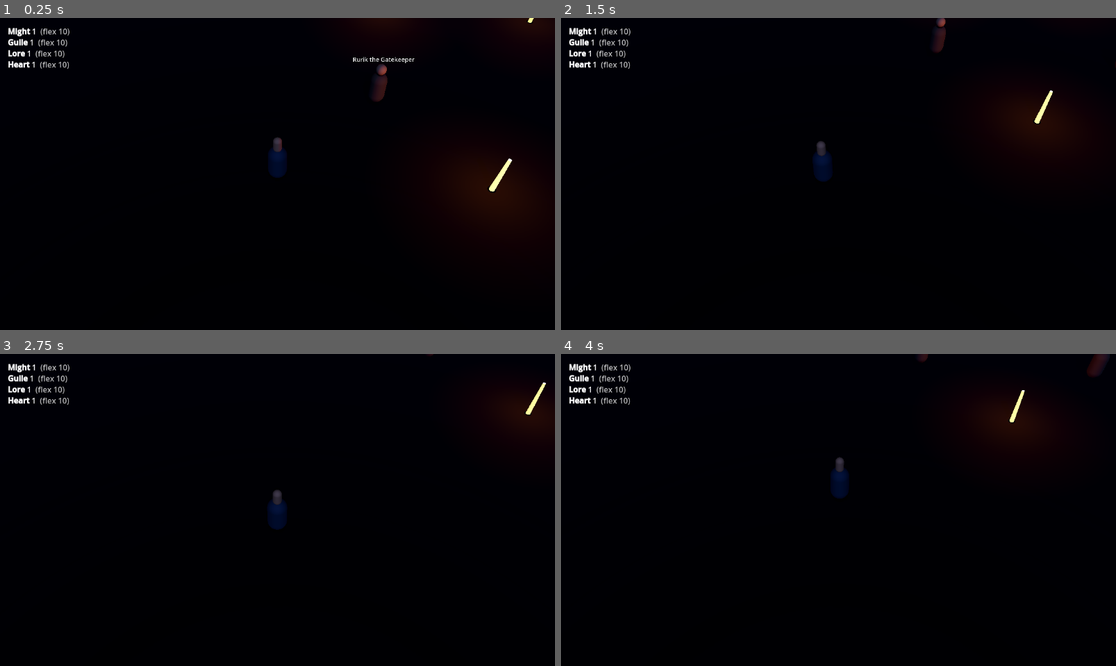
Above: before the commit, frames 1-4 (two rows, left to right).
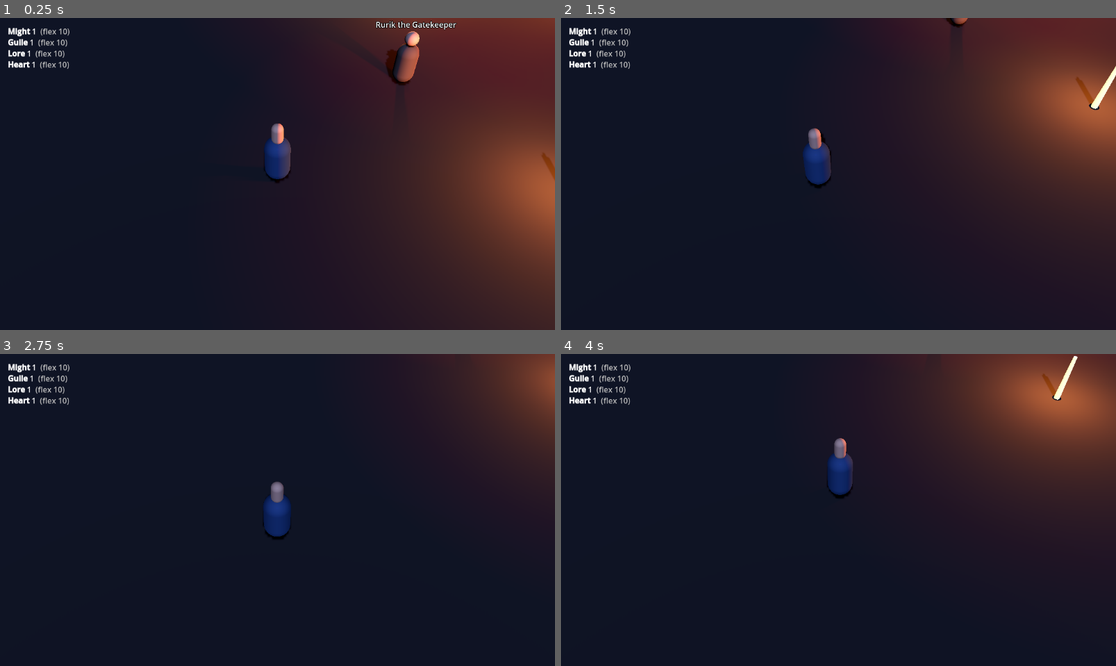
Above: after the commit, the same moments.

Repository: jancbeck/game
Game: Godot game, scene res://scenes/main.tscn
The game is run twice, just before and just after one commit, with the same random seed, the same clock (stepped at 60 frames per second) and the same inputs.
Inputs:
- Up to frame 1 (0.25 s): no input
- Up to frame 2 (1.5 s): hold D (move_right) 0.53-1.28 s; hold E (interact) 0.53-1.28 s; hold S (move_down) from 1.28 s (still down); tap E (interact) at 1.35 s
- Up to frame 3 (2.75 s): release S (move_down) at 2.03 s; hold D (move_right) from 2.03 s (still down); hold E (interact) from 2.03 s (still down)
- Up to frame 4 (4 s): release D (move_right) at 2.78 s; release E (interact) at 2.78 s; hold W (move_up) 2.78-3.53 s; tap E (interact) at 2.85 s; hold A (move_left) from 3.53 s (still down); hold E (interact) from 3.53 s (still down)

The runs differ from the first frame. In frame 1, 99% of the frame differs, in the area x 0-100%, y 0-100%; in frame 2, 99%; in frame 3, 99%; in frame 4, 99%.

Commit message:
Brighten world lighting: stronger ambient/torches, thinner fog, closer camera
First CI screenshots showed the scene reading as near-black. Raise ambient
and moon energy, widen and heat up torch pools, lift ground albedo, thin
the fog, and pull the camera in so characters have presence.

Co-Authored-By: Claude Fable 5 <noreply@anthropic.com>
Claude-Session: https://claude.ai/code/session_01WCL3EdTRXf5rdNgDzCM5Ks

Diff:
--- a/scenes/main.tscn
+++ b/scenes/main.tscn
@@ -21,14 +21,14 @@
 sky = SubResource("sky")
 ambient_light_source = 3
 ambient_light_color = Color(0.25, 0.28, 0.4, 1)
-ambient_light_energy = 0.35
+ambient_light_energy = 1.1
 tonemap_mode = 3
 fog_enabled = true
 fog_light_color = Color(0.09, 0.09, 0.13, 1)
-fog_density = 0.025
+fog_density = 0.01
 
 [sub_resource type="StandardMaterial3D" id="mat_ground"]
-albedo_color = Color(0.16, 0.15, 0.14, 1)
+albedo_color = Color(0.26, 0.24, 0.22, 1)
 roughness = 1.0
 
 [sub_resource type="StandardMaterial3D" id="mat_wall"]
@@ -80,7 +80,7 @@
 [node name="Moonlight" type="DirectionalLight3D" parent="."]
 transform = Transform3D(0.707107, -0.5, 0.5, 0, 0.707107, 0.707107, -0.707107, -0.5, 0.5, 0, 20, 0)
 light_color = Color(0.6, 0.7, 1, 1)
-light_energy = 0.4
+light_energy = 0.9
 shadow_enabled = true
 
 [node name="Ground" type="StaticBody3D" parent="."]
@@ -115,8 +115,8 @@
 [node name="Light" type="OmniLight3D" parent="Torch1"]
 transform = Transform3D(1, 0, 0, 0, 1, 0, 0, 0, 1, 0, 1.8, 0)
 light_color = Color(1, 0.6, 0.25, 1)
-light_energy = 3.0
-omni_range = 9.0
+light_energy = 7.0
+omni_range = 14.0
 shadow_enabled = true
 
 [node name="Torch2" type="Node3D" parent="."]
@@ -130,8 +130,8 @@
 [node name="Light" type="OmniLight3D" parent="Torch2"]
 transform = Transform3D(1, 0, 0, 0, 1, 0, 0, 0, 1, 0, 1.8, 0)
 light_color = Color(1, 0.6, 0.25, 1)
-light_energy = 3.0
-omni_range = 9.0
+light_energy = 7.0
+omni_range = 14.0
 shadow_enabled = true
 
 [node name="Torch3" type="Node3D" parent="."]
@@ -145,8 +145,8 @@
 [node name="Light" type="OmniLight3D" parent="Torch3"]
 transform = Transform3D(1, 0, 0, 0, 1, 0, 0, 0, 1, 0, 1.8, 0)
 light_color = Color(1, 0.6, 0.25, 1)
-light_energy = 3.0
-omni_range = 9.0
+light_energy = 7.0
+omni_range = 14.0
 shadow_enabled = true
 
 [node name="Player" type="CharacterBody3D" parent="."]
--- a/scripts/world/camera_rig.gd
+++ b/scripts/world/camera_rig.gd
@@ -6,7 +6,7 @@
 @export var follow_speed := 6.0
 @export var yaw_degrees := 45.0
 @export var pitch_degrees := -50.0
-@export var distance := 16.0
+@export var distance := 12.0
 
 var _target: Node3D
 
